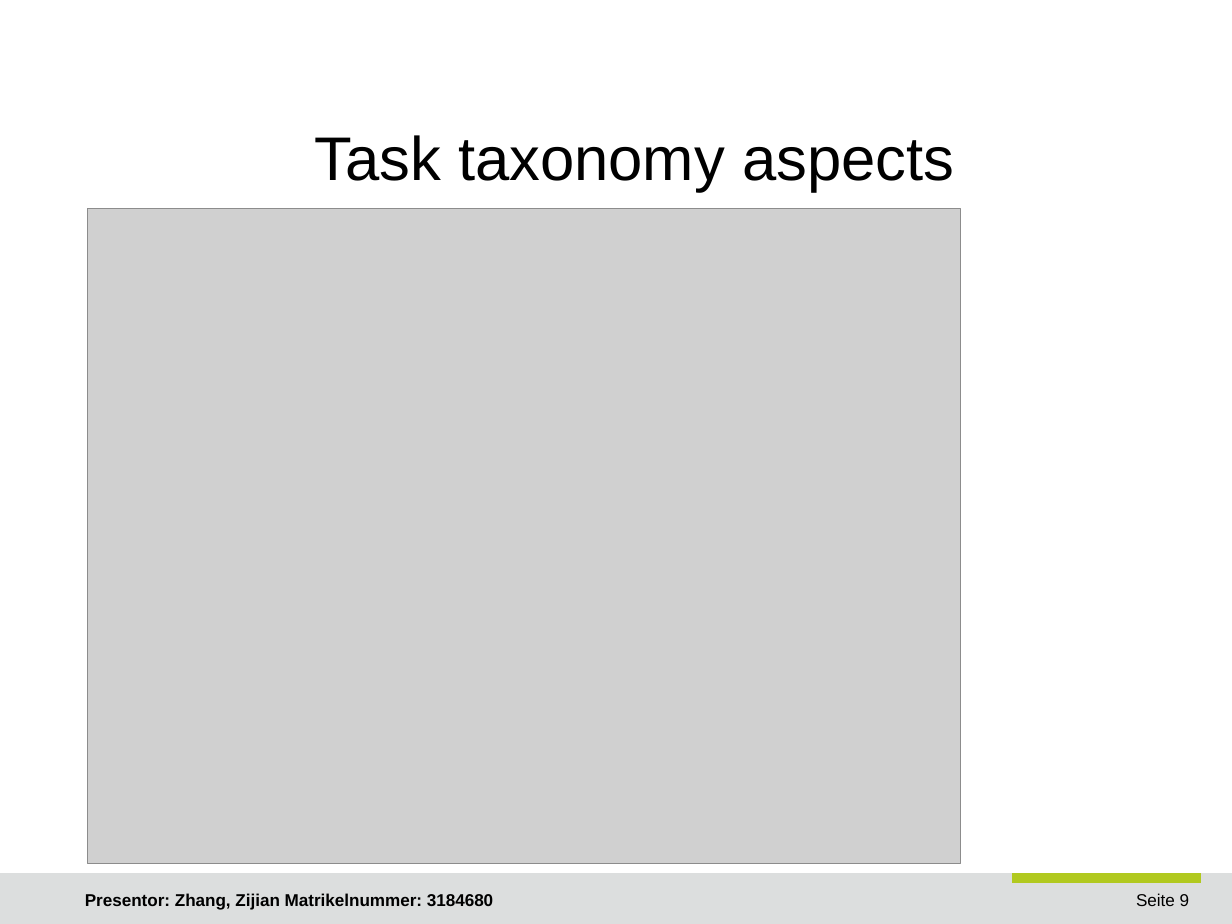
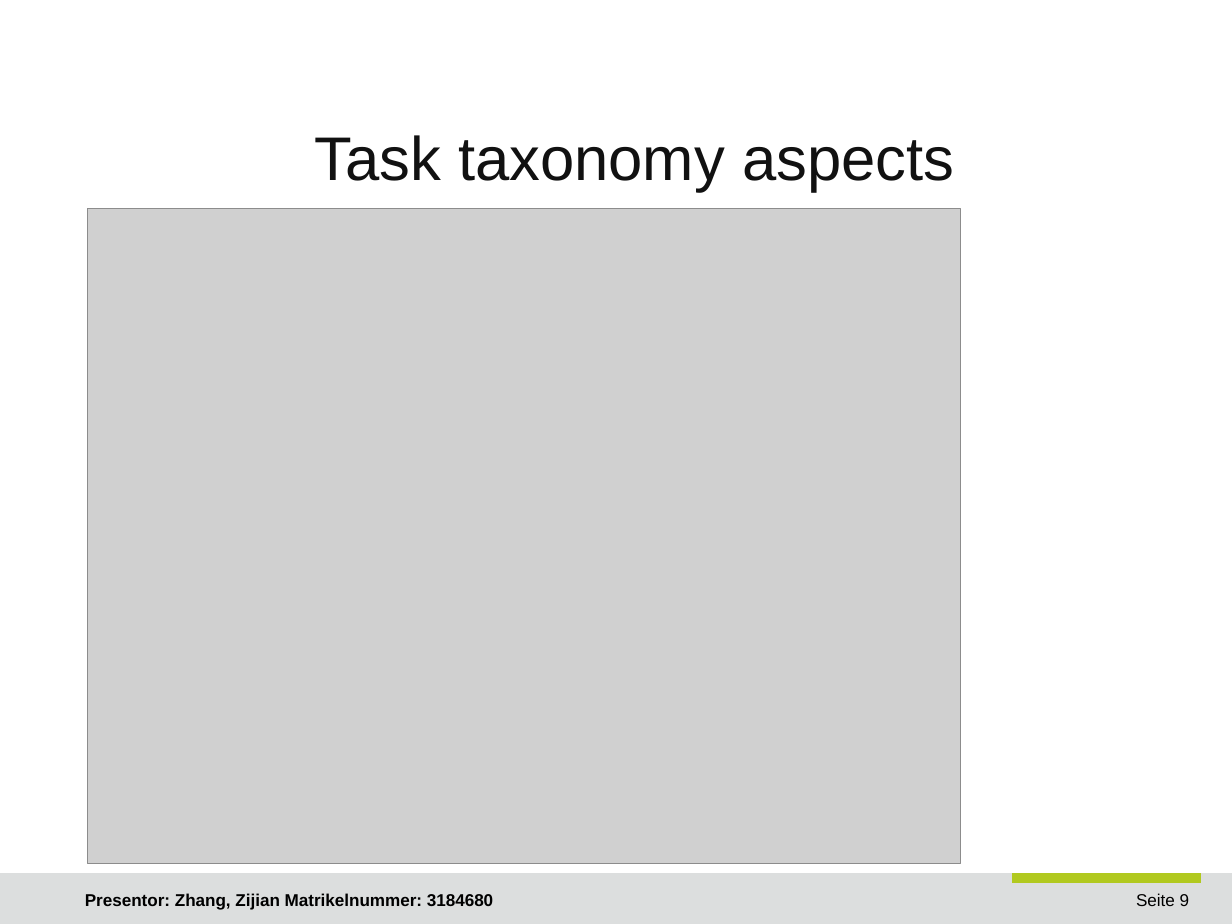
Before and after one commit to JoshuaGhost/hpc_data, a slide deck: slide 9 of presentation/Zhang_Zijian_HPC.odp. Drawn at 1232x924 pixels with LibreOffice and Linux fonts; fonts in the diff are those of the drawing; grey boxes stand for pictures; background and template pictures are left out. Boxes give left, top, right and bottom in pixels: in the first picture for what was removed or moved away, otherwise in the second. Text is boxed around its words. In the diff, an @@ line names an element or a change of style, - is before the commit and + after.

```diff
--- a/presentation/Zhang_Zijian_HPC.odp
+++ b/presentation/Zhang_Zijian_HPC.odp
@@ title "Task taxonomy aspects" at (x1=314, y1=135, x2=954, y2=192): text colour #000000 to #111111 @@
```
Also in this commit, not shown: 4 other slides changed, 22 other files.
